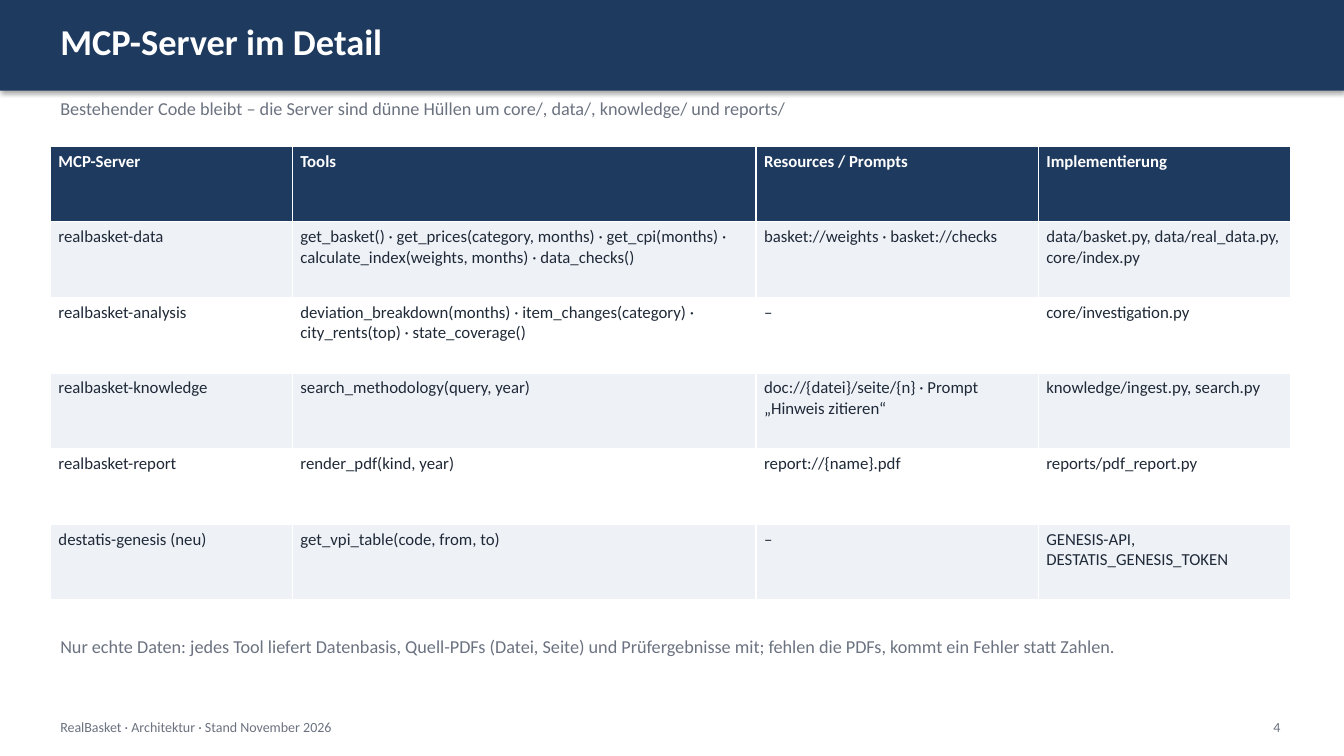
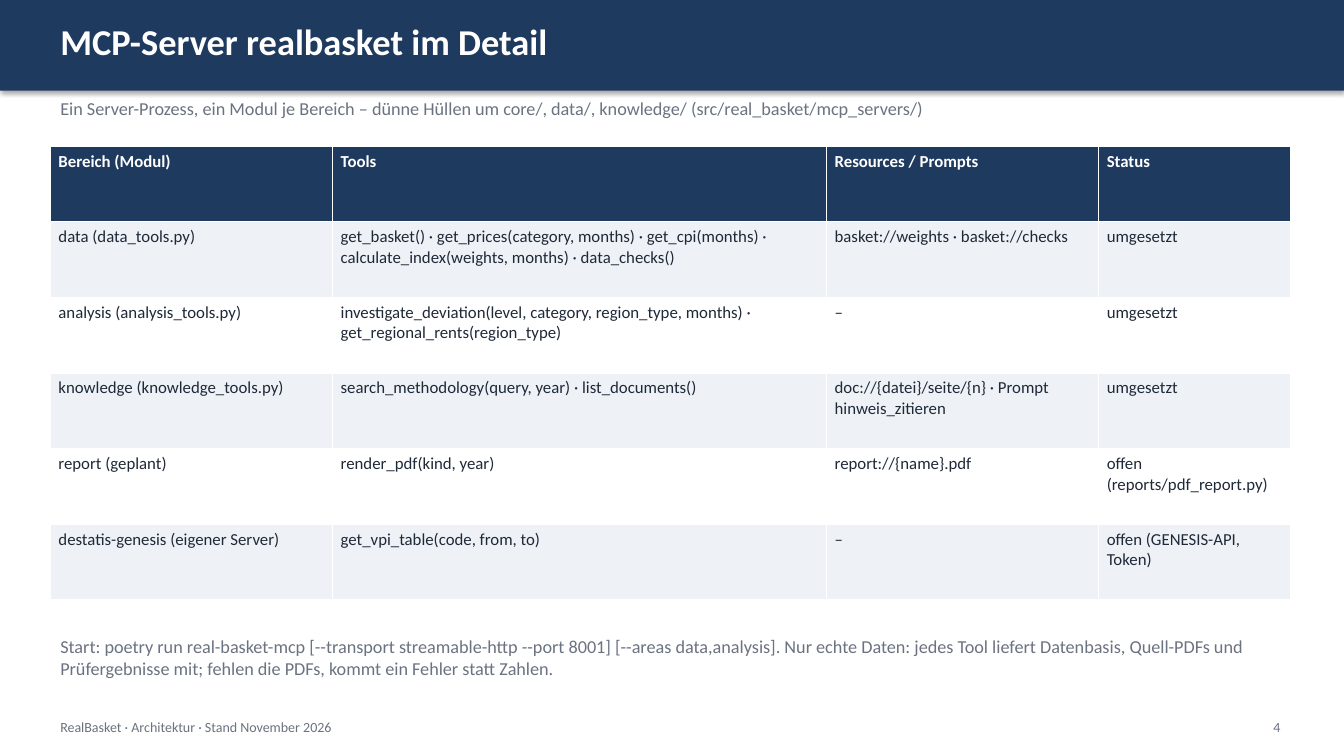
Before and after one commit to ValentinIliu1212/real-basket, a slide deck: slide 4 of docs/architecture/RealBasket_Architektur_Vorschlag_MCP_A2A.pptx. Drawn at 1344x756 pixels with LibreOffice and Linux fonts; fonts in the diff are those of the drawing. Boxes give left, top, right and bottom in pixels: in the first picture for what was removed or moved away, otherwise in the second. Text is boxed around its words. In the diff, an @@ line names an element or a change of style, - is before the commit and + after.

Commit message:
MCP phase 1: one MCP server 'realbasket' with areas data, analysis, knowledge
- mcp_servers/server.py builds one server from data_tools, analysis_tools, knowledge_tools (--areas for a later split); console script real-basket-mcp

- analysis tools (investigate_deviation, get_regional_rents) moved from in-process Strands tools to MCP

- orchestrator uses a single MCPClient (stdio or MCP_URL); collector sub-agent filtered to get_prices

- fix: investigate_deviation(level=category) no longer overwrites the driver list with category labels

- 45 tests incl. MCP contract and stdio end-to-end tests; README, process doc and architecture decks updated

```diff
--- a/docs/architecture/RealBasket_Architektur_Vorschlag_MCP_A2A.pptx
+++ b/docs/architecture/RealBasket_Architektur_Vorschlag_MCP_A2A.pptx
@@ text at (x1=60, y1=29, x2=547, y2=56): text changed @@
-MCP-Server im Detail
+MCP-Server realbasket im Detail
@@ text at (x1=60, y1=102, x2=923, y2=118): text changed @@
-Bestehender Code bleibt – die Server sind dünne Hüllen um core/, data/, knowledge/ und reports/
+Ein Server-Prozess, ein Modul je Bereich – dünne Hüllen um core/, data/, knowledge/ (src/real_basket/mcp_servers/)
@@ table at (x1=50, y1=146, x2=1291, y2=600) @@
-row 1, column 1: MCP-Server
+row 1, column 1: Bereich (Modul)
-row 1, column 4: Implementierung
+row 1, column 4: Status
-row 2, column 1: realbasket-data
+row 2, column 1: data (data_tools.py)
-row 2, column 4: data/basket.py, data/real_data.py, core/index.py
+row 2, column 4: umgesetzt
-row 3: realbasket-analysis | deviation_breakdown(months) · item_changes(category) · city_rents(top) · state_coverage() | – | core/investigation.py
+row 3: analysis (analysis_tools.py) | investigate_deviation(level, category, region_type, months) · get_regional_rents(region_type) | – | umgesetzt
-row 4: realbasket-knowledge | search_methodology(query, year) | doc://{datei}/seite/{n} · Prompt „Hinweis zitieren“ | knowledge/ingest.py, search.py
+row 4: knowledge (knowledge_tools.py) | search_methodology(query, year) · list_documents() | doc://{datei}/seite/{n} · Prompt hinweis_zitieren | umgesetzt
-row 5, column 1: realbasket-report
+row 5, column 1: report (geplant)
-row 5, column 4: reports/pdf_report.py
+row 5, column 4: offen (reports/pdf_report.py)
-row 6, column 1: destatis-genesis (neu)
+row 6, column 1: destatis-genesis (eigener Server)
-row 6, column 4: GENESIS-API, DESTATIS_GENESIS_TOKEN
+row 6, column 4: offen (GENESIS-API, Token)
@@ text at (x1=60, y1=640, x2=1243, y2=678): text changed @@
-Nur echte Daten: jedes Tool liefert Datenbasis, Quell-PDFs (Datei, Seite) und Prüfergebnisse mit; fehlen die PDFs, kommt ein Fehler statt Zahlen.
+Start: poetry run real-basket-mcp [--transport streamable-http --port 8001] [--areas data,analysis]. Nur echte Daten: jedes Tool liefert Datenbasis, Quell-PDFs und Prüfergebnisse mit; fehlen die PDFs, kommt ein Fehler statt Zahlen.
```
Also in this commit, not shown: 8 other slides changed, 1 slide added, 22 other files.
